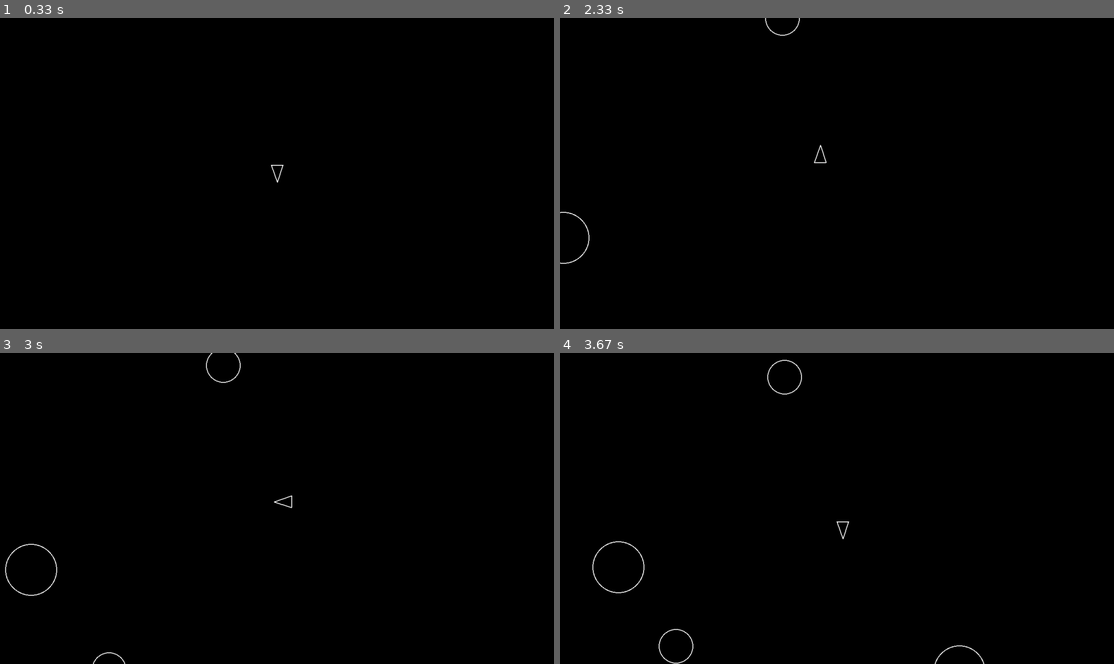
Above: before the commit, frames 1-4 (two rows, left to right).
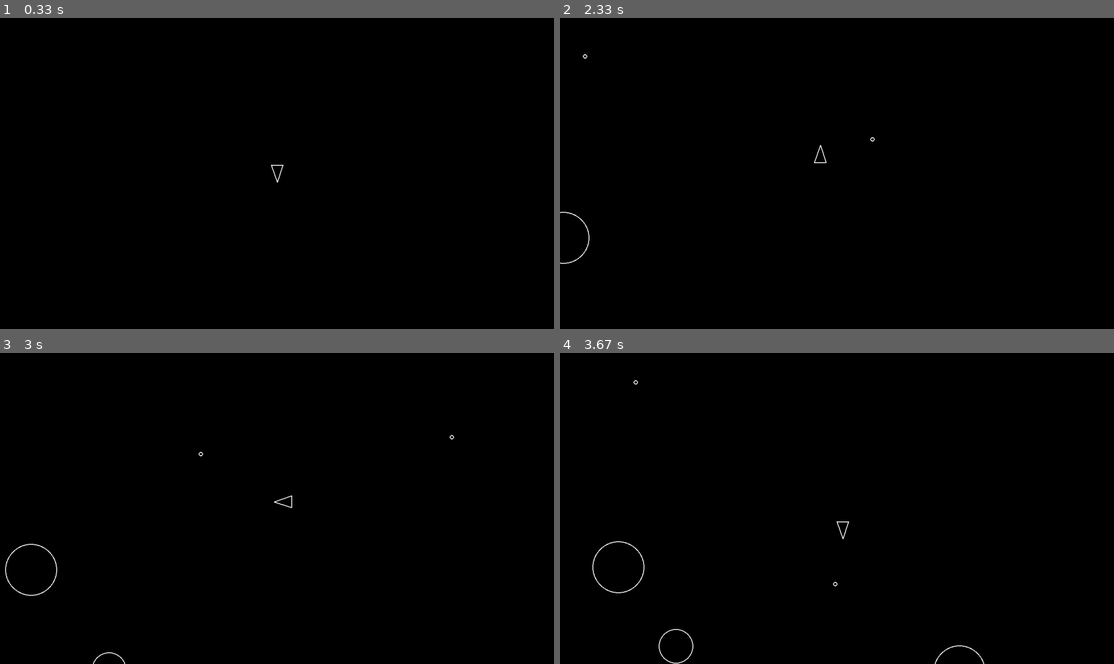
Above: after the commit, the same moments.

Repository: Nomadic-King/asteroid_game
Game: pygame game, started from main.py
Two runs of this game, one before a commit and one after it. Both use one fixed random seed, a clock stepped at 60 frames per second and the inputs below.
Inputs:
- Up to frame 1 (0.33 s): no input
- Up to frame 2 (2.33 s): tap Space at 0.33, 0.73, 1.03, 1.23, 1.57, 1.87, 2.07 s; hold D 0.67-1.13 s; hold W 1.17-1.47 s; hold D 1.5-1.97 s; hold A from 2 s (still down)
- Up to frame 3 (3 s): tap Space at 2.37, 2.63, 2.97 s; release A at 2.53 s; hold S 2.57-2.87 s; hold A from 2.9 s (still down)
- Up to frame 4 (3.67 s): tap Space at 3.27, 3.4 s; release A at 3.3 s; hold W from 3.33 s (still down)

Frame 1 is identical in both runs. In frame 2, less than 0.1% of the frame differs, in the area x 4-57%, y 0-40%; in frame 3, less than 0.1%; in frame 4, 0.1%, in the area x 13-51%, y 2-76%.

Commit message:
Added all features up to collision & shot delay-timer.

Diff:
--- a/circleshape.py
+++ b/circleshape.py
@@ -13,6 +13,14 @@
         self.velocity = pygame.Vector2(0, 0)
         self.radius = radius
 
+    @property
+    def rect(self):
+        return pygame.Rect(
+        self.position.x - self.radius,
+        self.position.y - self.radius,
+        self.radius * 2,
+        self.radius * 2)
+
     def draw(self, screen):
         # sub-classes must override
         pass
--- a/constants.py
+++ b/constants.py
@@ -8,3 +8,6 @@
 PLAYER_RADIUS = 20
 PLAYER_TURN_SPEED = 300
 PLAYER_SPEED = 200
+SHOT_RADIUS = 5
+PLAYER_SHOOT_SPEED = 500
+SHOOT_COOLDOWN = 0.5  # half a second between shots
--- a/main.py
+++ b/main.py
@@ -3,6 +3,7 @@
 import sys
 from constants import *
 from player import Player
+from shot import Shot
 from asteroid import Asteroid
 from asteroidfield import AsteroidField
 
@@ -15,7 +16,9 @@
     updatable = pygame.sprite.Group()
     drawable = pygame.sprite.Group()
     asteroids = pygame.sprite.Group()
+    shots = pygame.sprite.Group()
     Player.containers = (updatable, drawable)
+    Shot.containers = (shots, updatable, drawable)
     Asteroid.containers = (asteroids, updatable, drawable)
     AsteroidField.containers = (updatable,)
     player = Player(SCREEN_WIDTH / 2, SCREEN_HEIGHT / 2)
@@ -37,6 +40,8 @@
 
         for sprite in drawable:
             sprite.draw(screen)
+
+
 
         for asteroid in asteroids:
             if player.collisions(asteroid):
@@ -60,6 +65,15 @@
                             waiting = False
                             sys.exit()
 
+        for shot in shots:
+            if  (shot.position.x < 0 or
+                 shot.position.x > SCREEN_WIDTH or
+                 shot.position.y < 0 or
+                 shot.position.y > SCREEN_HEIGHT):
+                shot.kill()
+            if  pygame.sprite.spritecollide(shot, asteroids, True):
+                shot.kill()
+
         pygame.display.flip()
 
     pygame.quit()
--- a/player.py
+++ b/player.py
@@ -1,14 +1,14 @@
 import pygame
-from constants import PLAYER_RADIUS
-from constants import PLAYER_TURN_SPEED
-from constants import PLAYER_SPEED
+import constants as c
 from circleshape import CircleShape
+from shot import Shot
 
 class Player(CircleShape):
 
     def __init__(self, x, y):
-        super().__init__(x, y, PLAYER_RADIUS)
+        super().__init__(x, y, c.PLAYER_RADIUS)
         self.rotation = 0
+        self.shoot_timer = 0
 
     def triangle(self):
         forward = pygame.Vector2(0, 1).rotate(self.rotation)
@@ -18,23 +18,27 @@
         c = self.position - forward * self.radius + right
         return [a, b, c]
 
-    def draw(self, screen):
-        pygame.draw.polygon(
-                screen,
-                "white",
-                self.triangle(),
-                2
-            )
-
-    def rotate(self, dt):
-        self.rotation += (PLAYER_TURN_SPEED * dt)
+    def shoot(self):
+        shot = Shot(self.position)
+        velocity = pygame.Vector2(0, 1)
+        velocity.rotate_ip(self.rotation)
+        velocity *= c.PLAYER_SHOOT_SPEED
+        shot.velocity = velocity
+        return shot
 
     def move(self, dt):
         forward = pygame.Vector2(0, 1).rotate(self.rotation)
-        self.position += forward * PLAYER_SPEED * dt
+        self.position += forward * c.PLAYER_SPEED * dt
+
+    def rotate(self, dt):
+        self.rotation += (c.PLAYER_TURN_SPEED * dt)
+
 
     def update(self, dt):
         keys = pygame.key.get_pressed()
+
+        if self.shoot_timer > 0:
+            self.shoot_timer -= dt
 
         if keys[pygame.K_a]:
             self.rotate(-dt)
@@ -44,3 +48,14 @@
             self.move(dt)
         if keys[pygame.K_s]:
             self.move(-dt)
+        if keys[pygame.K_SPACE] and self.shoot_timer <= 0:
+            shot = self.shoot()
+            self.shoot_timer = c.SHOOT_COOLDOWN
+
+    def draw(self, screen):
+        pygame.draw.polygon(
+                screen,
+                "white",
+                self.triangle(),
+                2
+            )
--- a/shot.py
+++ b/shot.py
@@ -1,2 +1,22 @@
 import pygame
-import circleshape from CircleShape
+from circleshape import CircleShape
+from constants import SHOT_RADIUS
+
+class Shot(CircleShape):
+
+    def __init__(self, position):
+        super().__init__(position.x, position.y, SHOT_RADIUS)
+        self.velocity = None
+
+    def draw(self, surface):
+        pygame.draw.circle(
+                surface,
+                "white",
+                (self.position.x, self.position.y),
+                self.radius,
+                2
+            )
+
+    def update(self, dt):
+        self.position.x += (self.velocity.x * dt)
+        self.position.y += (self.velocity.y * dt)
